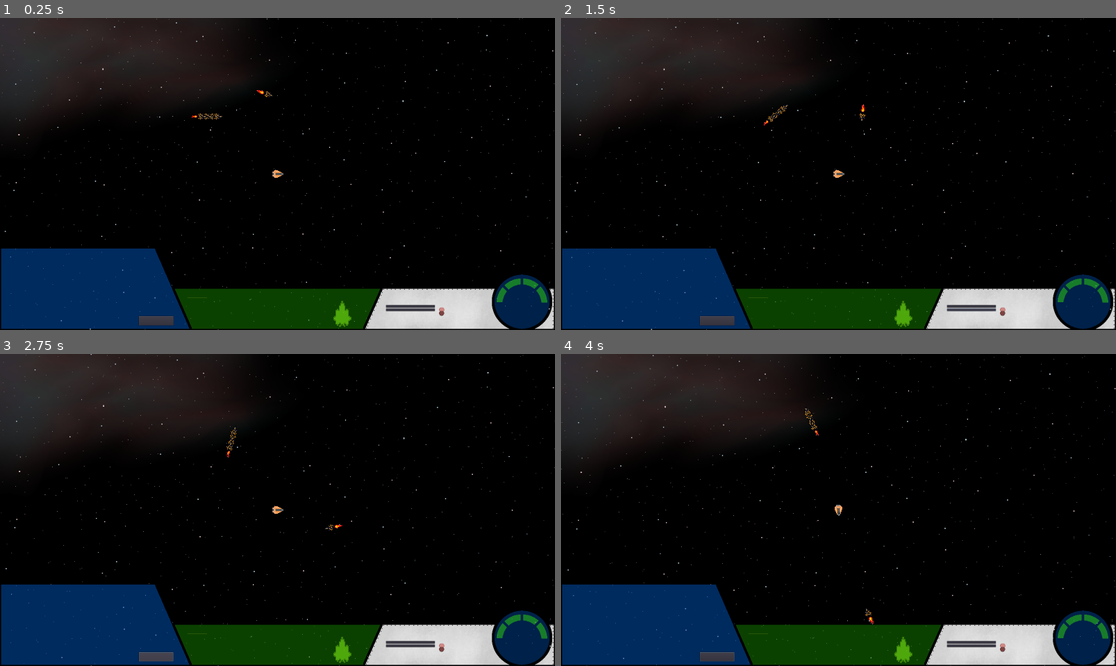
Above: before the commit, frames 1-4 (two rows, left to right).
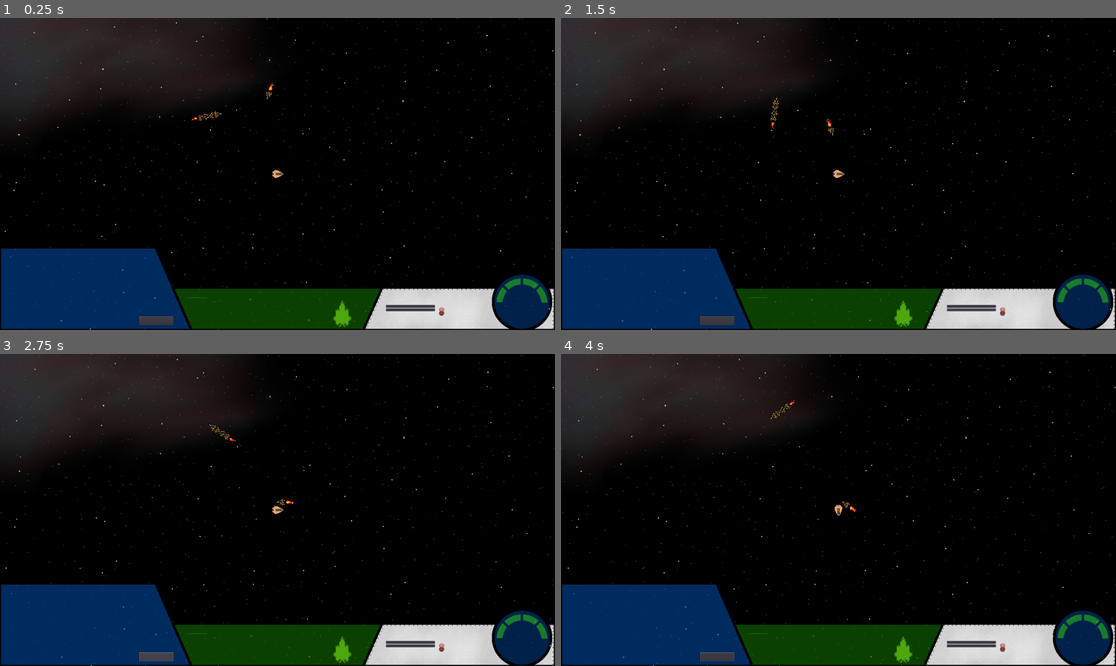
Above: after the commit, the same moments.

Repository: 029614/RedVoid
Game: Godot game, scene res://NewMain.tscn
The game is run twice, just before and just after one commit, with the same random seed, the same clock (stepped at 60 frames per second) and the same inputs.
Inputs (mouse positions are in pixels of both pictures, inside the frame that each line leads up to):
- Up to frame 1 (0.25 s): no input
- Up to frame 2 (1.5 s): click "Missile Alert" at 0.5 s; click "Radar Lock" at 1.25 s
- Up to frame 3 (2.75 s): click "Reset" at 2 s
- Up to frame 4 (4 s): move the mouse to (960, 494) at 2.77 s; hold Right (ui_right) 2.78-3.53 s; hold X (AfterBurner) 2.78-3.53 s; click (960, 494) at 2.92 s; move the mouse to (727, 525) at 3.52 s; hold Down (ui_down) from 3.53 s (still down); tap O (orbit) at 3.6 s

The runs differ from the first frame. In frame 1, 0.1% of the frame differs, in the area x 34-50%, y 20-33%; in frame 2, 0.1%; in frame 3, 0.5%; in frame 4, 0.8%, in the area x 0-100%, y 0-100%.

Commit message:
basic speed control

Diff:
--- a/Assets/Ship/Fighter.gd
+++ b/Assets/Ship/Fighter.gd
@@ -63,6 +63,7 @@
 var P = 2.75
 var D = 1.75
 var do_pid=1
+var last_pid_time = 0
 var lookat = Vector2(1, 0)
 
 
@@ -155,7 +156,7 @@
 func _integral_timer_timeout():
     do_pid=1
 
-func pid(delta):
+func pid():
 
     var sp = (target).angle_to_point(self.global_position) #setpoint (desired normalized velocity vector, or angle)
     #var pv = process_variable.angle() #process variable angle
@@ -200,18 +201,18 @@
 
     if lookat_balance < .999: #target is not directly in front of ship
         if lookat_side < 0: #target is on left
-            var ramt = rads_per_sec*delta*-1
-            print("Rotate left: ", ramt)
+            var ramt = rads_per_sec*integral_step*-1
+            #print("Rotate left: ", ramt)
             #rotate(clamp(rads_per_sec*delta*-1, -1*abs(r), abs(r)))
             rotate(ramt)
         elif lookat_side > 0: #target is on right
-            var ramt = rads_per_sec*delta
+            var ramt = rads_per_sec*integral_step
             #rotate(clamp(rads_per_sec*delta, -1*abs(r), abs(r)))
-            print("Rotate right: ", ramt)
-            rotate(rads_per_sec*delta)
+            #print("Rotate right: ", ramt)
+            rotate(rads_per_sec*integral_step)
             #rotate(rads_per_sec*delta)
 
-    print( " sp: ",sp, " pv: ",pv, " error: ", error, " pD: ",pD," kI: ",kI, " kI2: ",kI2, " kD: ",kD, " total: ",total, " r: ",r," rot: ",rotation, " look: ",lookat, " target: ",target)
+    #print( " sp: ",sp, " pv: ",pv, " error: ", error, " pD: ",pD," kI: ",kI, " kI2: ",kI2, " kD: ",kD, " total: ",total, " r: ",r," rot: ",rotation, " look: ",lookat, " target: ",target)
 
 
 func draw_arrow(arrow, t, mp):
@@ -236,7 +237,7 @@
     process_variable = (g+tgrav + velocity) #direction of velocity plus gravity PURPLE
 
     if do_pid:
-        pid(delta)
+        pid()
         do_pid = 0
 
     velocity += (g+tgrav) * delta
--- a/Assets/Ship/Freighter.gd
+++ b/Assets/Ship/Freighter.gd
@@ -27,7 +27,7 @@
 #physics
 var acceleration = 0
 var friction = 1
-var rps = .5
+var rps = .15
 var rads_per_sec = 0
 
 #speed managers
@@ -35,6 +35,7 @@
 export (float) var rotation_speed = 2
 var current_speed = 0
 var max_speed = 99999
+var docking_speed = 1
 
 #flags
 var _traveling = false
@@ -49,6 +50,8 @@
 #states
 var states = ["traveling", "landing", "launching", "combat", "patrol", "docked", "decelerating", "accelerating"]
 var state = "traveling"
+var objectives = ["intercept", "engage", "defend", "travel", "escort"]
+var objective = "travel"
 
 #pid
 var past_error = [0,0,0,0,0]
@@ -57,17 +60,19 @@
 var process_variable = Vector2(1,0)
 var kI = 0
 var I = .01
-var maxI = .5
-var P = 2.75
-var D = 1.5
+var maxI = 1
+var P = 2.7
+var D = 4.0
 var do_pid=1
 var lookat = Vector2(1, 0)
+var speed_direction = 1
 
 
 """Freighter Agent"""
 func _ready() -> void:
     acceleration = thrust/mass
     rads_per_sec = 6.283185*rps
+    print("rads_per_sec: ", rads_per_sec)
 
     integral_timer = Timer.new()
     add_child(integral_timer)
@@ -77,15 +82,32 @@
     integral_timer.start(integral_step)
 
 func navigate():
-    var tof = Global.time_of_flight(velocity.length(),self.global_position.distance_to(target),acceleration)
+    var td = global_position.distance_to(target)
+    var tof = Global.time_of_flight( travel_distance - td,
+        self.global_position.distance_to(target), acceleration)
+    travel_distance = td
     var ttd = Global.time_to_decelerate(velocity.length(), acceleration)
     var ttr = (1.0/rps)*.5
-    if tof < (ttd + ttr * 1.1):
-        decelerate()
+    if tof < (ttd + ttr * 1.05):
+        if velocity.length() > docking_speed:
+            decelerate()
+        elif velocity.length() < docking_speed:
+            accelerate()
+    else:
+        accelerate()
 
 
 func decelerate():
-    pass
+    state = "decelerating"
+    speed_direction = -1
+    #kI = 0
+    #past_error = [0,0,0,0,0]
+
+func accelerate():
+    state = "accelerating"
+    speed_direction = 1
+    #kI = 0
+    #past_error = [0,0,0,0,0]
 
 
 func time_to_rotate(rps, current_rotation, desired_rotation):
@@ -94,9 +116,10 @@
     return abs((desired_rotation - current_rotation) / rads_per_sec)
 
 func _integral_timer_timeout():
+    navigate()
     do_pid=1
 
-func pid(delta):
+func pid():
     var sp = (target).angle_to_point(self.global_position) #setpoint (desired normalized velocity vector, or angle)
     var v = velocity.normalized()
     var td = self.global_position.distance_to(target)
@@ -114,15 +137,22 @@
 
     var total = clamp(pD+kI2+kD, -3.12, 3.12)
 
-    var r = v.rotated(total)
-
-    var velocity_balance = process_variable.normalized().dot((target-self.global_position).normalized())
+    var r = (v).rotated(total*speed_direction)
+
+    var velocity_balance = process_variable.normalized().dot(((target)-self.global_position).normalized())
     if velocity_balance <= 0.0:
-        lookat = target
+        if speed_direction == 1:
+            print("SP=1")
+            lookat = target
+            print("SP=2")
+        else:
+            print("SP=3")
+            lookat = self.global_position + ((self.global_position-target))
         kI = 0
         kD = 0
     else:
-        lookat = self.global_position + r * td
+        print("SP=4")
+        lookat = self.global_position + ((r * td))
 
     var rot = Vector2(1, 0).rotated(rotation).normalized()
     var lookat_balance = rot.dot((lookat-self.global_position).normalized())
@@ -130,11 +160,15 @@
 
     if lookat_balance < .999: #target is not directly in front of ship
         if lookat_side < 0: #target is on left
-            rotate(rads_per_sec*delta*-1)
+            rotate(rads_per_sec*integral_step*-1*speed_direction)
+            print("rotate left: ", rads_per_sec*integral_step*-1, ", ", lookat_side)
         elif lookat_side > 0: #target is on right
-            rotate(rads_per_sec*delta)
-
-    #print( " sp: ",sp, " pv: ",pv, " error: ", error, " pD: ",pD," kI: ",kI, " kI2: ",kI2, " kD: ",kD, " total: ",total, " r: ",r," rot: ",rotation, " look: ",lookat, " target: ",target)
+            rotate(rads_per_sec*integral_step*speed_direction)
+            print("rotate right: ", rads_per_sec*integral_step, ", ", lookat_side)
+
+    #print( " sp: ",sp, " pv: ",pv, " error: ", error, " pD: ",pD," kI: ",kI, " kI2: ",kI2, " kD: ",kD, " total: ",total, " r: ",r," rot: ",rotation, " look: ",lookat, " target: ",target, " sd: ",speed_direction)
+
+    print( " error: ", error, " total: ",total, " r: ",r," rot: ",rotation, " look: ",lookat, " target: ",target, " sd: ",speed_direction)
 
 
 func update_movement(delta):
@@ -180,7 +214,7 @@
     process_variable = (g+tgrav + velocity) #direction of velocity plus gravity PURPLE
 
     if do_pid:
-        pid(delta)
+        pid()
         do_pid = 0
 
     velocity += (g+tgrav) * delta
@@ -198,6 +232,7 @@
     origin = self.position
     travel_distance = self.position.distance_to(target)
     _traveling = true
+    self.accelerate()
 
 func orbit(body):
     pass
--- a/Global.gd
+++ b/Global.gd
@@ -44,7 +44,9 @@
 
 
 func time_of_flight(velocity,distance,acceleration): #all values are floats
-    return (sqrt(velocity*velocity+2*acceleration*distance) - velocity) / acceleration
+    var total = (sqrt(velocity*velocity+2*acceleration*distance) - velocity) / acceleration
+    print("time of flight, v, d, a, total: ",velocity,", ",distance,", ",acceleration,", ",total)
+    return total
 
 func time_to_decelerate(velocity,acceleration): #all values are floats
     return velocity/float(acceleration)
